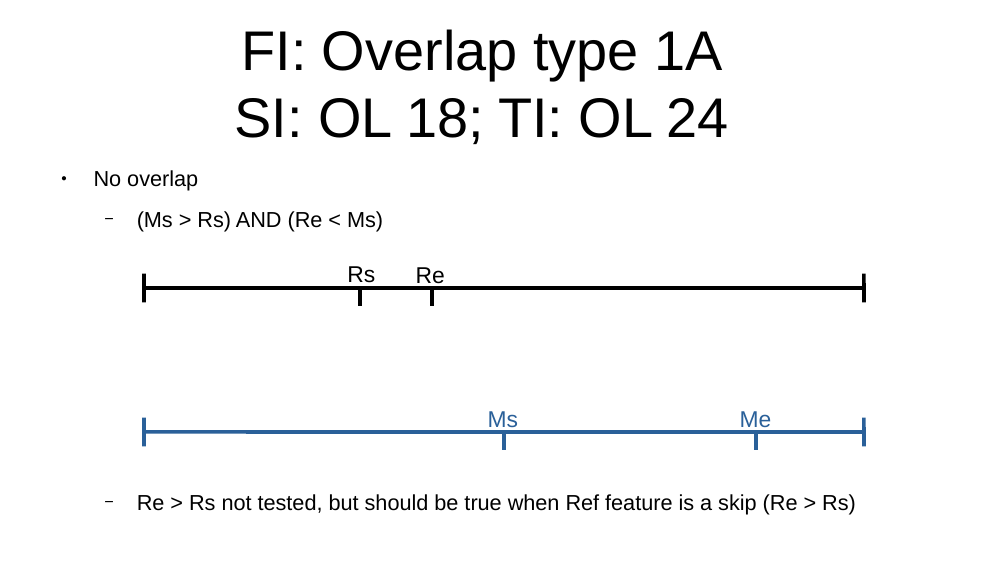
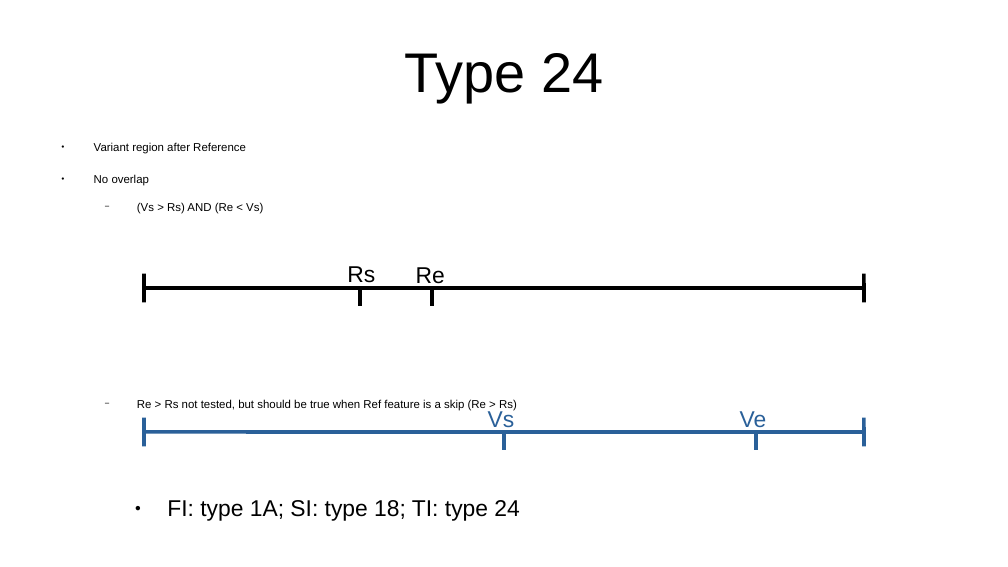
Before and after one commit to Replicon-genetics/rg_exploder_public_documents, a slide deck: slide 26 of Overlap_types_decription.odp (slide 14 before the commit). Drawn at 1008x567 pixels with LibreOffice and Linux fonts; fonts in the diff are those of the drawing. Boxes give left, top, right and bottom in pixels: in the first picture for what was removed or moved away, otherwise in the second. Text is boxed around its words. In the diff, an @@ line names an element or a change of style, - is before the commit and + after.

Commit message:
Overlap types description
Modified for current implementation, rewording and retaining legacy information

```diff
--- a/Overlap_types_decription.odp
+++ b/Overlap_types_decription.odp
@@ title removed at (235, 29, 729, 144) @@
-FI: Overlap type 1A
-SI: OL 18; TI: OL 24
@@ title added at (405, 53, 603, 102), 44 pt, text #000000 @@
+Type 24
@@ text "Variant region after Reference": place and size @@
-text "Variant region after Reference" at (94, 170, 856, 515)
+text "Variant region after Reference" at (94, 142, 517, 411)
@@ text at (94, 142, 246, 154): paragraph added @@
+● Variant region after Reference
@@ text at (94, 174, 517, 411): size 17.1 to 9 pt in "No overlap", "Re > Rs not tested, but should ..." @@
@@ text at (137, 202, 263, 214): text changed; size 17.1 to 9 pt @@
-  − (Ms > Rs) AND (Re < Ms)
+  − (Vs > Rs) AND (Re < Vs)
@@ text at (488, 408, 515, 432): text changed @@
-Ms
+Vs
@@ text at (740, 411, 767, 433): text changed @@
-Me
+Ve
@@ text added at (167, 500, 519, 521), 18 pt, text #000000 @@
+● FI: type 1A; SI: type 18; TI: type 24
```
Also in this commit, not shown: 21 other slides changed, 5 slides added, 1 slide removed, 1 other file.
